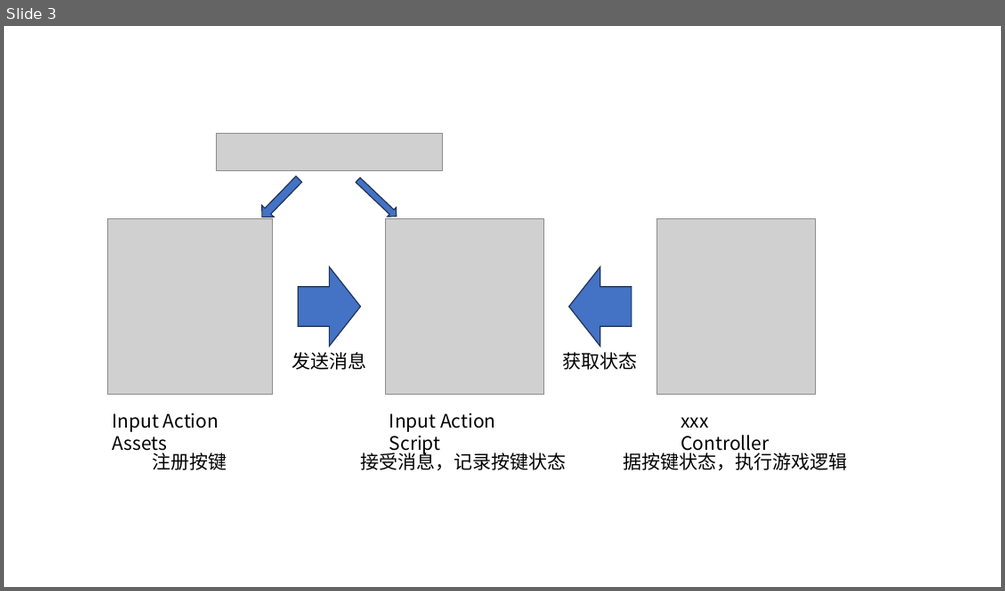
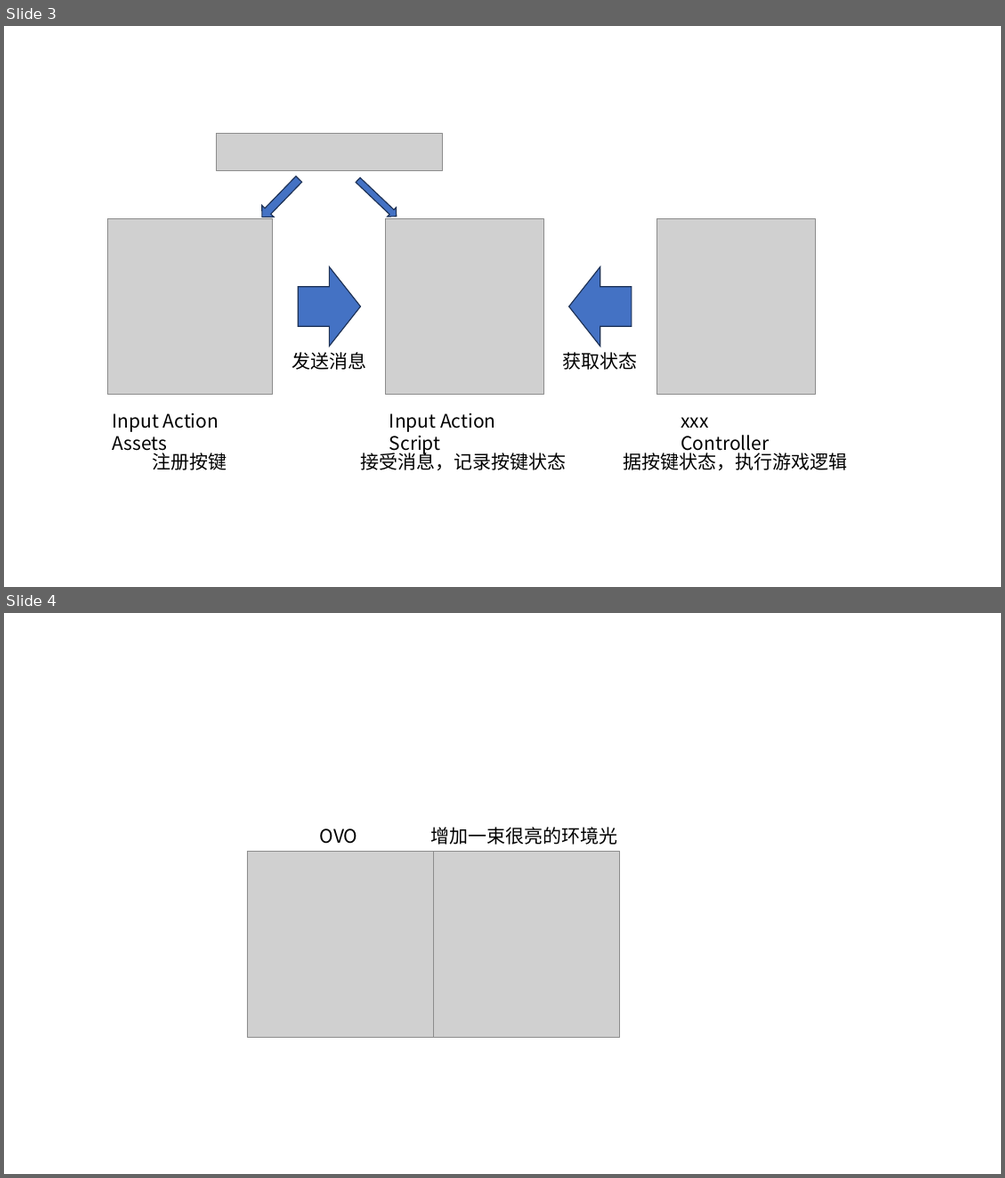
Before and after one commit to Unarimit/unarimit.github.io, a slide deck: docs/alignment helper.pptx. Shown one above the other, each under a label of ours: slide 3 before the commit, slides 3 and 4 after it. The pictures are 1005x591 and 1005x1178 pixels, drawn with LibreOffice and Linux fonts; fonts in the diff are those of the drawing; grey boxes stand for pictures. Boxes give left, top, right and bottom in pixels: in the first picture for what was removed or moved away, otherwise in the second. Text is boxed around its words. In the diff, an @@ line names an element or a change of style, - is before the commit and + after.

```diff
--- a/docs/alignment helper.pptx
+++ b/docs/alignment helper.pptx
@@ slide 4 added at box(4, 613, 1001, 1174), background #FFFFFF @@
@@ picture added at box(247, 851, 433, 1037) @@
@@ text added at box(320, 828, 358, 844), 18 pt, text #000000 @@
+OVO
@@ text added at box(431, 827, 618, 844), 18 pt, text #000000 @@
+增加一束很亮的环境光
@@ picture added at box(433, 851, 619, 1037) @@
```
Also in this commit, not shown: 2 other files.
